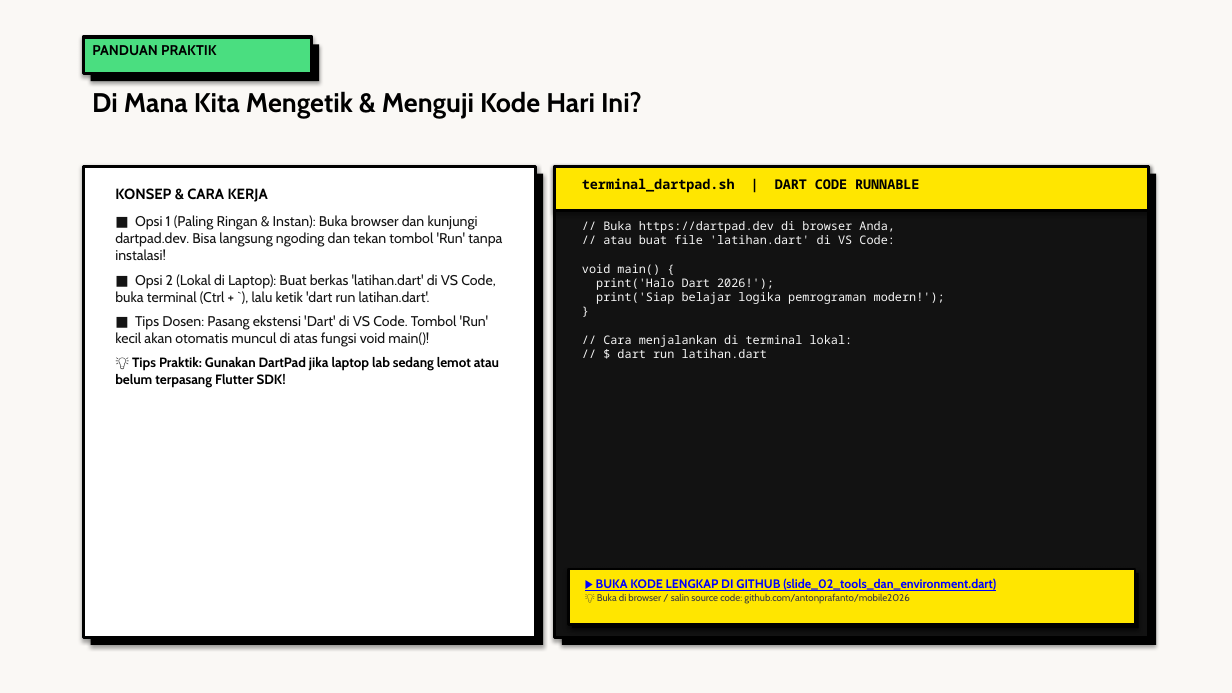
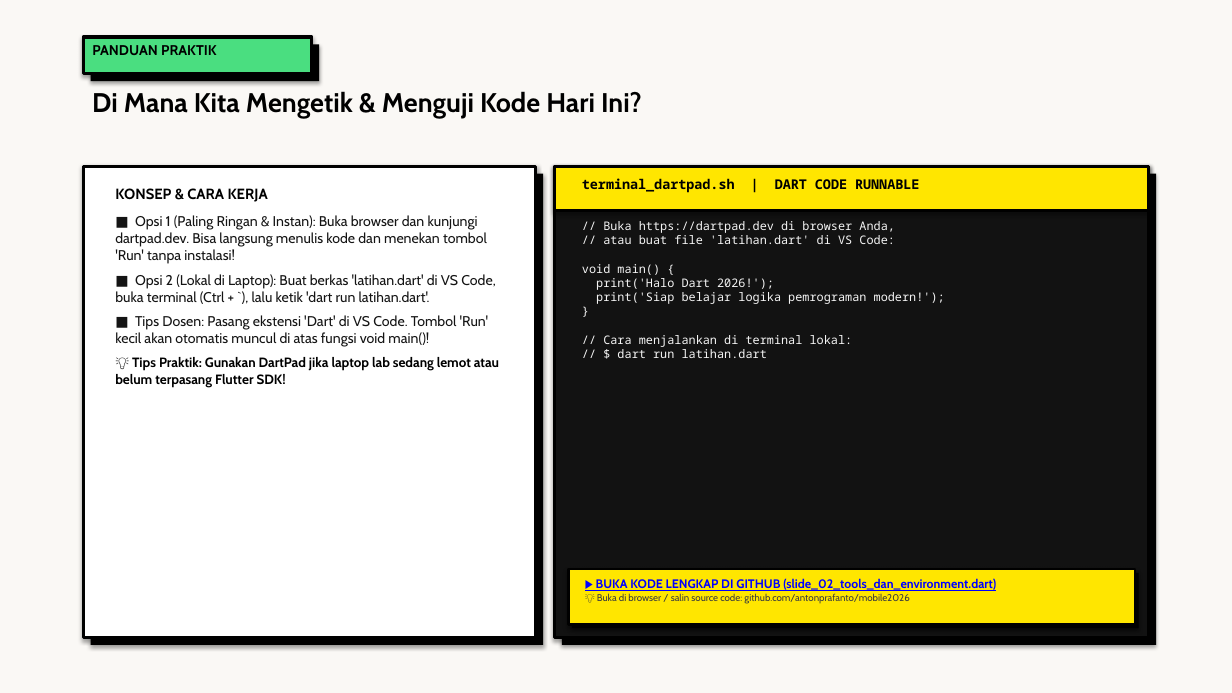
Before and after one commit to antonprafanto/mobile2026, a slide deck: slide 2 of 03_slide_presentasi/PERTEMUAN_02_Modern_Dart_Programming.pptx. Drawn at 1232x693 pixels with LibreOffice and Linux fonts; fonts in the diff are those of the drawing. Boxes give left, top, right and bottom in pixels: in the first picture for what was removed or moved away, otherwise in the second. Text is boxed around its words. In the diff, an @@ line names an element or a change of style, - is before the commit and + after.

```diff
--- a/03_slide_presentasi/PERTEMUAN_02_Modern_Dart_Programming.pptx
+++ b/03_slide_presentasi/PERTEMUAN_02_Modern_Dart_Programming.pptx
@@ text at box(115, 215, 487, 264): text changed @@
-■ Opsi 1 (Paling Ringan & Instan): Buka browser dan kunjungi dartpad.dev. Bisa langsung ngoding dan tekan tombol 'Run' tanpa instalasi!
+■ Opsi 1 (Paling Ringan & Instan): Buka browser dan kunjungi dartpad.dev. Bisa langsung menulis kode dan menekan tombol 'Run' tanpa instalasi!
```
Also in this commit, not shown: 3 other slides changed, 22 other files.
